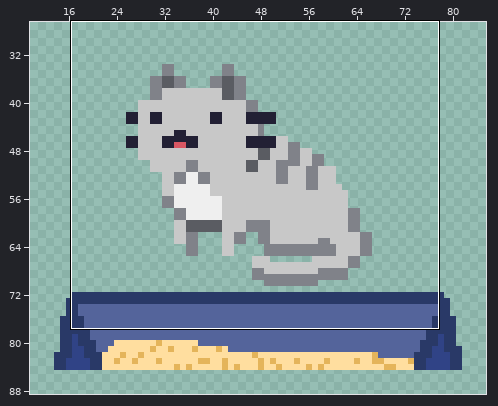
Pixel-art file: Assets/Kitto/Kitto.aseprite. The picture above shows the old version from afar; the outline marks the close-up.
Close-up. Before the commit:
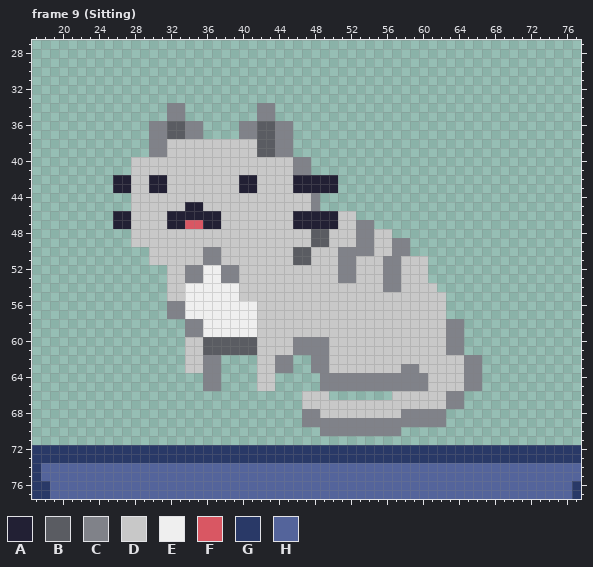
100x100 pixels, 12 frames. Shown: frame 9 (Sitting): x 17..77, y 27..77. The wide view leaves out empty margins. The commit also changed other frames or places, which this record leaves out.
Visible layers, top first: "poop", "Cat body", "litterBack", "FoodBowl", "Bed".
Palette (. is transparent): A #222034  B #5a5c62  C #808289  D #c8c8c8  E #efefef  F #d95763  G #293967  H #54649b
Pixels before, frame 9 (Sitting) (only the part around the change), first column x 17:
27 ............................................................
28 ............................................................
29 ............................................................
30 ............................................................
31 ............................................................
32 ............................................................
33 ............................................................
34 ...............CC........CC.................................
35 ...............CC........CC.................................
36 .............CCBBCC....CCBBCC...............................
37 .............CCBBCC....CCBBCC...............................
38 .............CCDDDDDDDDDDBBCC...............................
39 .............CCDDDDDDDDDDBBCC...............................
40 ...........DDDDDDDDDDDDDDDDDDCC.............................
41 ...........DDDDDDDDDDDDDDDDDDCC.............................
42 .........AADDAADDDDDDDDAADDDDAAAAA..........................
43 .........AADDAADDDDDDDDAADDDDAAAAA..........................
44 ...........DDDDDDDDDDDDDDDDDDDDC............................
45 ...........DDDDDDAADDDDDDDDDDDDC............................
46 .........AADDDDAAAAAADDDDDDDDAAAAADD........................
47 .........AADDDDAAFFAADDDDDDDDAAAAADDCC......................
48 ...........DDDDDDDDDDDDDDDDDDDDBBDDDCCDD....................
49 ...........DDDDDDDDDDDDDDDDDDDDBBDDDCCDDCC..................
50 .............DDDDDDCCDDDDDDDDBBDDDCCCCDDCC..................
51 .............DDDDDDCCDDDDDDDDBBDDDCCDDDCCDDD................
52 ...............DDCCEECCDDDDDDDDDDDCCDDDCCDDD................
53 ...............DDCCEECCDDDDDDDDDDDCCDDDCCDDD................
54 ...............DDEEEEEEDDDDDDDDDDDDDDDDCCDDDD...............
55 ...............DDEEEEEEDDDDDDDDDDDDDDDDDDDDDDD..............
56 ...............CCEEEEEEEEDDDDDDDDDDDDDDDDDDDDD..............
57 ...............CCEEEEEEEEDDDDDDDDDDDDDDDDDDDDD..............
58 .................CCEEEEEEDDDDDDDDDDDDDDDDDDDDDCC............
59 .................CCEEEEEEDDDDDDDDDDDDDDDDDDDDDCC............
60 .................DDBBBBBBDDDDCCCCDDDDDDDDDDDDDCC............
61 .................DDBBBBBBDDDDCCCCDDDDDDDDDDDDDCC............
62 .................DDCC....DDCC..CCDDDDDDDDDDDDDDDCC..........
63 .................DDCC....DDCC..CCDDDDDDDDCCDDDDDCC..........
64 ...................CC....DD.....CCCCCCCCCCCCDDDDCC..........
65 ...................CC....DD.....CCCCCCCCCCCCDDDDCC..........
66 ..............................DDD.......DDDDDDCC............
67 ..............................DDDDDDDDDDDDDDDDCC............
68 ..............................CCDDDDDDDDDCCCCC..............
69 ..............................CCCCCCCCCCCCCCCC..............
70 ................................CCCCCCCCC...................
71 ............................................................
72 GGGGGGGGGGGGGGGGGGGGGGGGGGGGGGGGGGGGGGGGGGGGGGGGGGGGGGGGGGGG
73 GGGGGGGGGGGGGGGGGGGGGGGGGGGGGGGGGGGGGGGGGGGGGGGGGGGGGGGGGGGG
74 GHHHHHHHHHHHHHHHHHHHHHHHHHHHHHHHHHHHHHHHHHHHHHHHHHHHHHHHHHHH
75 GHHHHHHHHHHHHHHHHHHHHHHHHHHHHHHHHHHHHHHHHHHHHHHHHHHHHHHHHHHH
76 GGHHHHHHHHHHHHHHHHHHHHHHHHHHHHHHHHHHHHHHHHHHHHHHHHHHHHHHHHHH
77 GGHHHHHHHHHHHHHHHHHHHHHHHHHHHHHHHHHHHHHHHHHHHHHHHHHHHHHHHHHH
After:
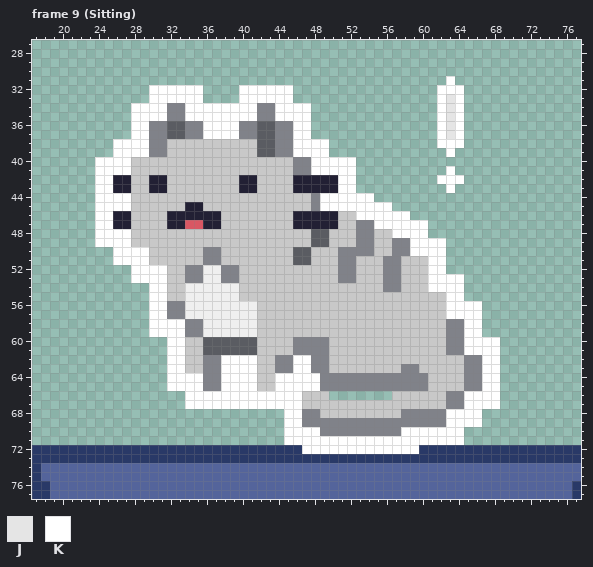
Colours new in this view: J #e5e5e5  K #ffffff
From old to new:
layer "Outline" added
layer "Alert" added
Changed rows in their new state; - is an unchanged pixel.
Frame 9 (Sitting), layer "Alert":
first column x 24:
31 ---------------------------------------K-----
32 ------KKKKKK----KKKKKK----------------KKK----
33 ------KKKKKK----KKKKKK----------------KJK----
34 ----KKKK--KKKKKKKK--KKKK--------------KJK----
35 ----KKKK--KKKKKKKK--KKKK--------------KJK----
36 ----KK------KKKK------KK--------------KJK----
37 ----KK------KKKK------KK--------------KJK----
38 --KKKK----------------KKKK------------KKK----
39 --KKKK----------------KKKK-------------K-----
40 KKKK--------------------KKKKK----------------
41 KKKK--------------------KKKKK----------K-----
42 KK-------------------------KK---------KKK----
43 KK-------------------------KK----------K-----
44 KKKK---------------------KKKKKK--------------
45 KKKK---------------------KKKKKKKK------------
46 KK---------------------------KKKKKK----------
47 KK-----------------------------KKKKKK--------
48 KKKK-----------------------------KKKK--------
49 KKKK-------------------------------KKKK------
50 --KKKK-----------------------------KKKK------
51 --KKKK-------------------------------KK------
52 ----KKKK-----------------------------KK------
53 ----KKKK-----------------------------KKKK----
54 ------KK-----------------------------KKKK----
55 ------KK-------------------------------KK----
56 ------KK-------------------------------KKKK--
57 ------KK-------------------------------KKKK--
58 ------KKKK-------------------------------KK--
59 ------KKKK-------------------------------KK--
60 --------KK-------------------------------KKKK
61 --------KK-------------------------------KKKK
62 --------KK----KKKK----KK-------------------KK
63 --------KK----KKKK----KK-------------------KK
64 --------KKKK--KKKK--KKKKK------------------KK
65 --------KKKK--KKKK--KKKKK------------------KK
66 ----------KKKKKKKKKKKKK------------------KKKK
67 ----------KKKKKKKKKKKKK------------------KKKK
68 ---------------------KK----------------KKKK--
69 ---------------------KK----------------KKKK--
70 ---------------------KKKK---------KKKKKKK----
71 ---------------------KKKKKKKKKKKKKKKKKKKK----
72 -----------------------KKKKKKKKKKKKK---------
Where, in picture pixels (left, top, right, bottom), the same in both close-ups:
changed: (95, 76, 500, 454)
